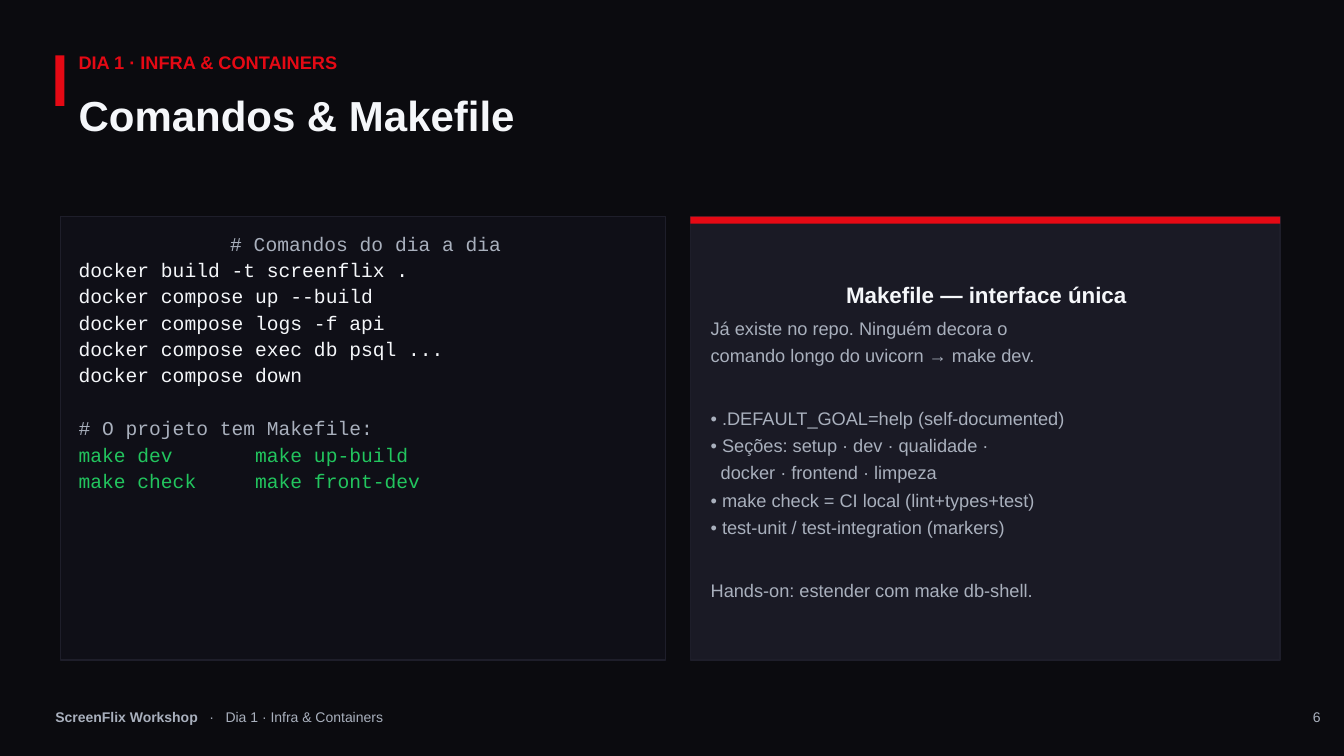
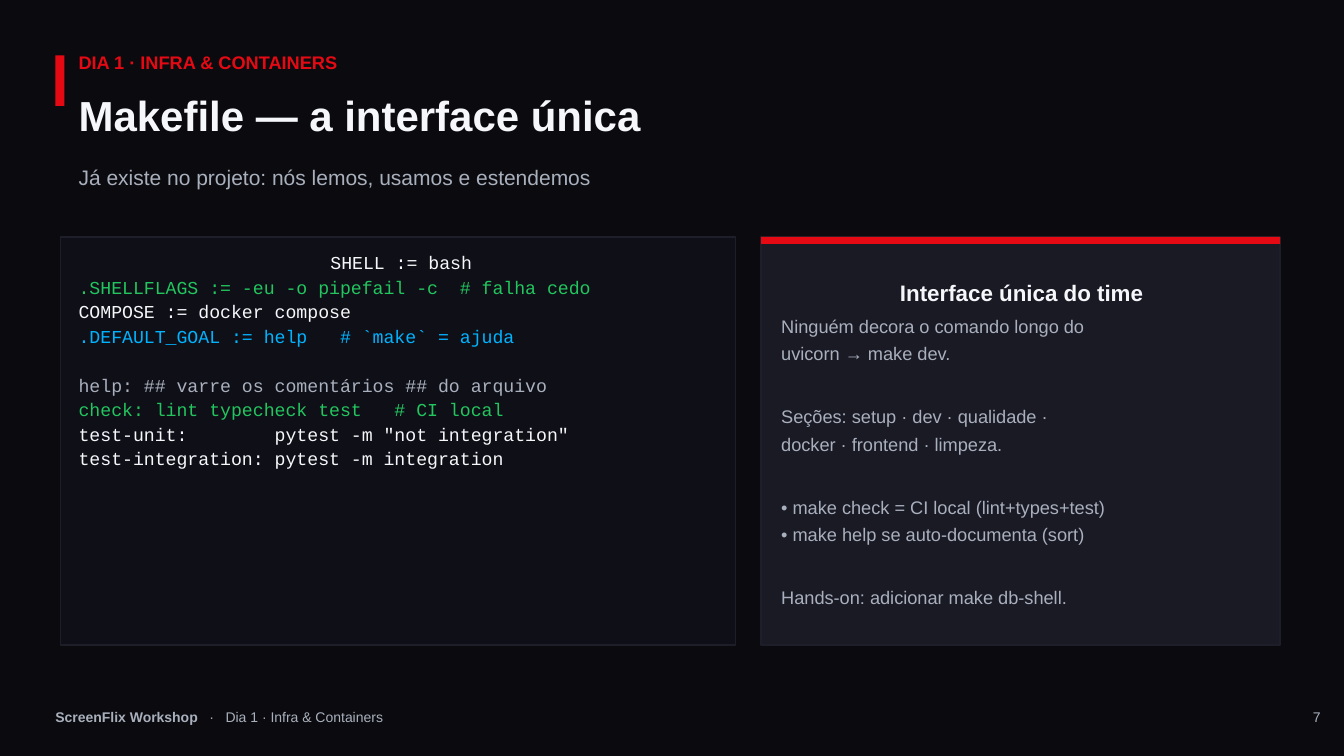
Before and after one commit to darcivieira/screenflix, a slide deck: slide 9 of docs/workshop/ScreenFlix-Workshop.pptx (slide 8 before the commit). Drawn at 1344x756 pixels with LibreOffice and Linux fonts; fonts in the diff are those of the drawing. Boxes give left, top, right and bottom in pixels: in the first picture for what was removed or moved away, otherwise in the second. Text is boxed around its words. In the diff, an @@ line names an element or a change of style, - is before the commit and + after.

```diff
--- a/docs/workshop/ScreenFlix-Workshop.pptx
+++ b/docs/workshop/ScreenFlix-Workshop.pptx
@@ text at <box>79,100,641,132</box>: text changed @@
-Comandos & Makefile
+Makefile — a interface única
@@ text added at <box>79,169,590,189</box>, 15 pt, text #A9B0BD @@
+Já existe no projeto: nós lemos, usamos e estendemos
@@ rectangle removed at <box>60,217,665,660</box> @@
-# Comandos do dia a dia
-docker build -t screenflix .
-docker compose up --build
-docker compose logs -f api
-docker compose exec db psql ...
-docker compose down
-# O projeto tem Makefile:
-make dev make up-build
-make check make front-dev
@@ rectangle added at <box>60,237,736,645</box>, fill #0F0F17, outline #1E1E2A 1 pt, 13 pt, text #F5F7FA @@
+SHELL := bash
+.SHELLFLAGS := -eu -o pipefail -c # falha cedo
+COMPOSE := docker compose
+.DEFAULT_GOAL := help # `make` = ajuda
+help: ## varre os comentários ## do arquivo
+check: lint typecheck test # CI local
+test-unit: pytest -m "not integration"
+test-integration: pytest -m integration
@@ rectangle "Interface única do time": place and size @@
-rectangle "Interface única do time" at <box>691,217,1280,660</box>
+rectangle "Interface única do time" at <box>761,237,1280,645</box>
@@ rectangle: place and size @@
-rectangle at <box>691,217,1280,224</box>
+rectangle at <box>761,237,1280,244</box>
@@ text in rectangle at <box>781,284,1143,455</box>: text changed @@
-Makefile — interface única
-Já existe no repo. Ninguém decora o
-comando longo do uvicorn → make dev.
-• .DEFAULT_GOAL=help (self-documented)
-• Seções: setup · dev · qualidade ·
-docker · frontend · limpeza
+Interface única do time
+Ninguém decora o comando longo do
+uvicorn → make dev.
+Seções: setup · dev · qualidade ·
+docker · frontend · limpeza.
@@ text in rectangle at <box>781,528,1084,604</box>: text changed @@
-• test-unit / test-integration (markers)
-Hands-on: estender com make db-shell.
+• make help se auto-documenta (sort)
+Hands-on: adicionar make db-shell.
@@ text at <box>1313,712,1321,722</box>: text changed @@
-6
+7
```
Also in this commit, not shown: 8 other slides changed, 6 slides added, 1 other file.
